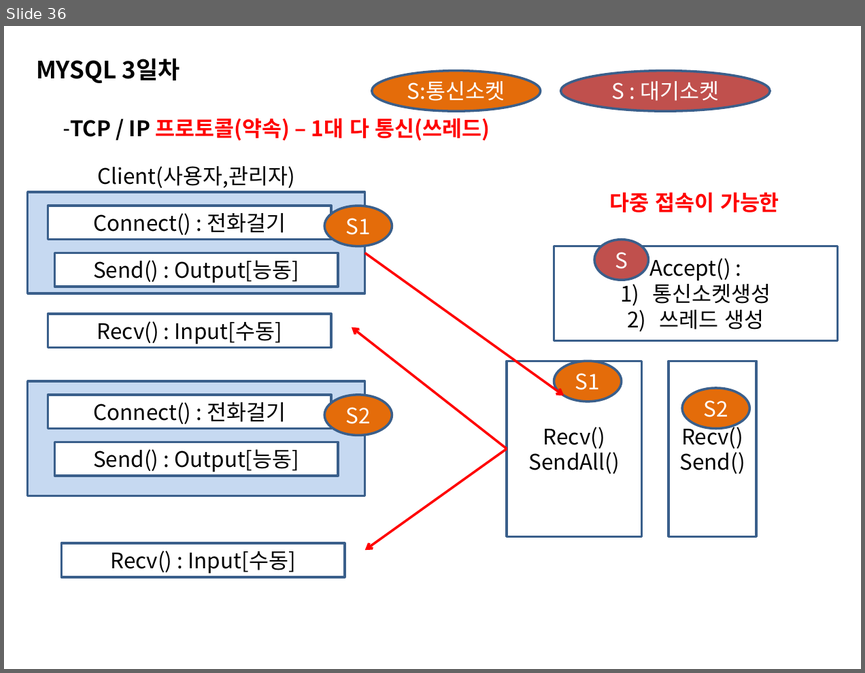
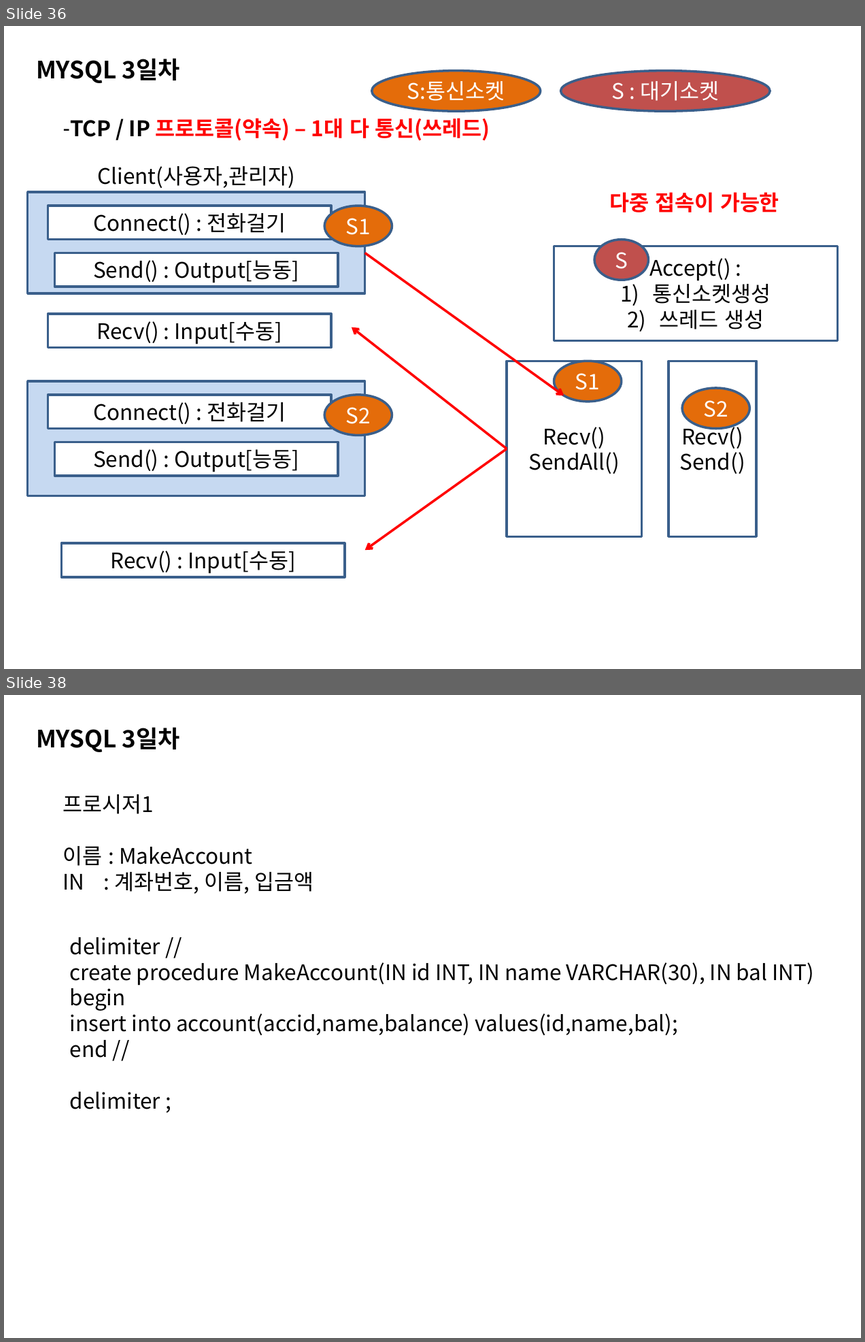
Before and after one commit to sing2song/TILDataBase, a slide deck: MYSQL.pptx. Shown one above the other, each under a label of ours: slide 36 before the commit, slides 36 and 38 after it; the slides between them are not shown. The pictures are 865x673 and 865x1342 pixels, drawn with LibreOffice and Linux fonts; fonts in the diff are those of the drawing. Boxes give left, top, right and bottom in pixels: in the first picture for what was removed or moved away, otherwise in the second. Text is boxed around its words. In the diff, an @@ line names an element or a change of style, - is before the commit and + after.

```diff
--- a/MYSQL.pptx
+++ b/MYSQL.pptx
@@ slide 38 added at box(4, 695, 861, 1338), background #FFFFFF @@
@@ text added at box(36, 727, 180, 752), 20 pt, text #000000, bold @@
+MYSQL 3일차
@@ text added at box(63, 794, 313, 894), 18 pt, text #000000 @@
+프로시저1
+이름 : MakeAccount
+IN : 계좌번호, 이름, 입금액
@@ text added at box(70, 937, 815, 1109), 18 pt, text #000000 @@
+delimiter //
+create procedure MakeAccount(IN id INT, IN name VARCHAR(30), IN bal INT)
+begin
+insert into account(accid,name,balance) values(id,name,bal);
+end //
+delimiter ;
```
Also in this commit, not shown: 1 slide changed, 5 other slides added, 6 other files.
